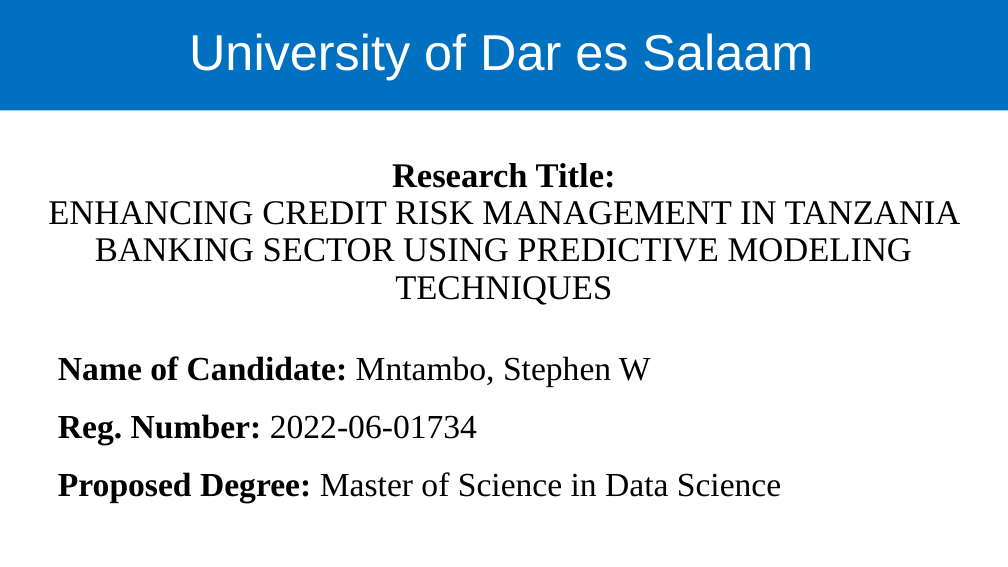
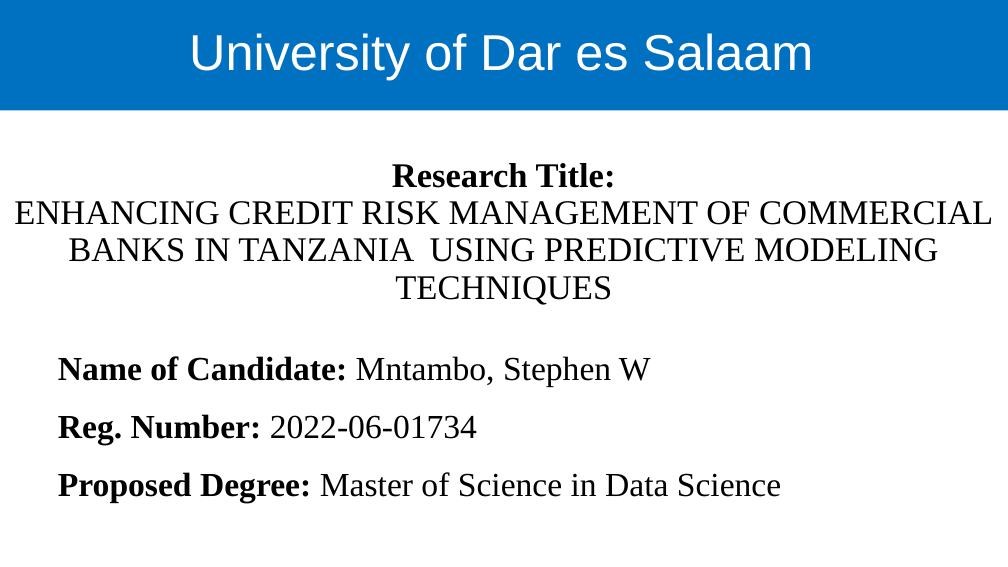
Before and after one commit to nkutigwa/Research_Proposal_Tracking, a slide deck: slide 1 of PROPOSAL.pptx. Drawn at 1008x567 pixels with LibreOffice and Linux fonts; fonts in the diff are those of the drawing; background and template pictures are left out. Boxes give left, top, right and bottom in pixels: in the first picture for what was removed or moved away, otherwise in the second. Text is boxed around its words. In the diff, an @@ line names an element or a change of style, - is before the commit and + after.

Commit message:
change the title to sound more good

```diff
--- a/PROPOSAL.pptx
+++ b/PROPOSAL.pptx
@@ title at (14,163,993,305): text changed @@
-Research Title:
-ENHANCING CREDIT RISK MANAGEMENT IN TANZANIA BANKING SECTOR USING PREDICTIVE MODELING TECHNIQUES
+Research Title:
+ENHANCING CREDIT RISK MANAGEMENT OF COMMERCIAL BANKS IN TANZANIA USING PREDICTIVE MODELING TECHNIQUES
```
Also in this commit, not shown: 1 other slide changed.
